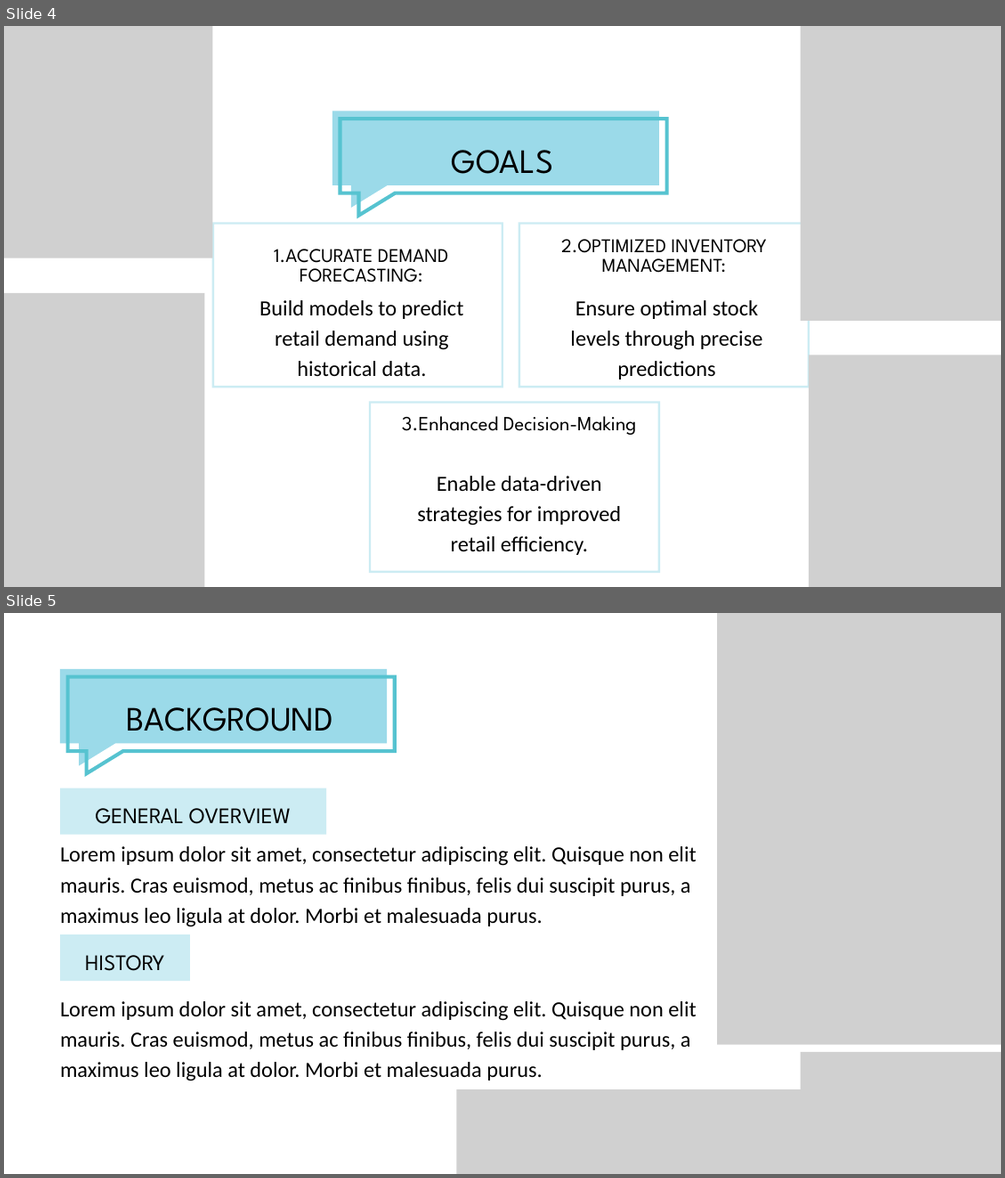
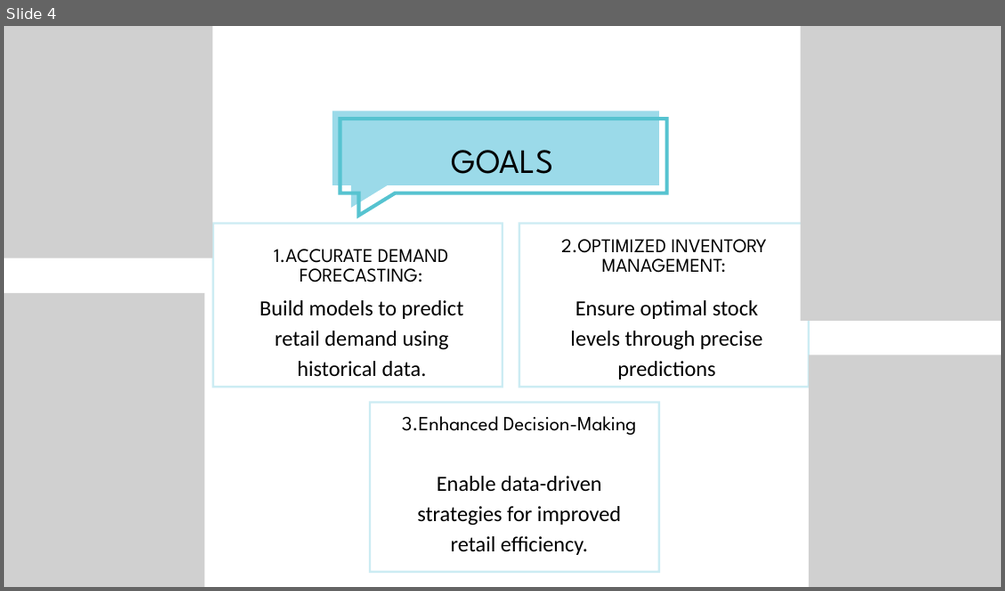
Before and after one commit to Shriya2524/Demand-forcasting, a slide deck: DEMAND_PREDICTION PRESENTATION(SOLO PPT).pptx. Shown one above the other, each under a label of ours: slides 4 and 5 before the commit, slide 4 after it. The pictures are 1005x1178 and 1005x591 pixels, drawn with LibreOffice and Linux fonts; fonts in the diff are those of the drawing; grey boxes stand for pictures. Boxes give left, top, right and bottom in pixels: in the first picture for what was removed or moved away, otherwise in the second. Text is boxed around its words. In the diff, an @@ line names an element or a change of style, - is before the commit and + after.

```diff
--- a/DEMAND_PREDICTION PRESENTATION(SOLO PPT).pptx
+++ b/DEMAND_PREDICTION PRESENTATION(SOLO PPT).pptx
@@ slide 5 removed at (4, 613, 1001, 1174), background #FFFFFF @@
@@ picture removed at (717, 613, 1001, 1045) @@
@@ freeform shape removed at (60, 669, 387, 765) @@
@@ freeform shape removed at (68, 677, 395, 773) @@
@@ text removed at (127, 707, 334, 731) @@
-BACKGROUND
@@ freeform shape removed at (60, 788, 326, 835) @@
@@ text removed at (96, 808, 291, 824) @@
-GENERAL OVERVIEW
@@ text removed at (60, 846, 696, 927) @@
-Lorem ipsum dolor sit amet, consectetur adipiscing elit. Quisque non elit mauris. Cras euismod, metus ac finibus finibus, felis dui suscipit purus, a maximus leo ligula at dolor. Morbi et malesuada purus.
@@ freeform shape removed at (60, 934, 189, 981) @@
@@ text removed at (85, 955, 164, 971) @@
-HISTORY
@@ text removed at (60, 1001, 696, 1081) @@
-Lorem ipsum dolor sit amet, consectetur adipiscing elit. Quisque non elit mauris. Cras euismod, metus ac finibus finibus, felis dui suscipit purus, a maximus leo ligula at dolor. Morbi et malesuada purus.
@@ picture removed at (801, 1052, 1001, 1174) @@
@@ picture removed at (456, 1089, 858, 1174) @@
```
